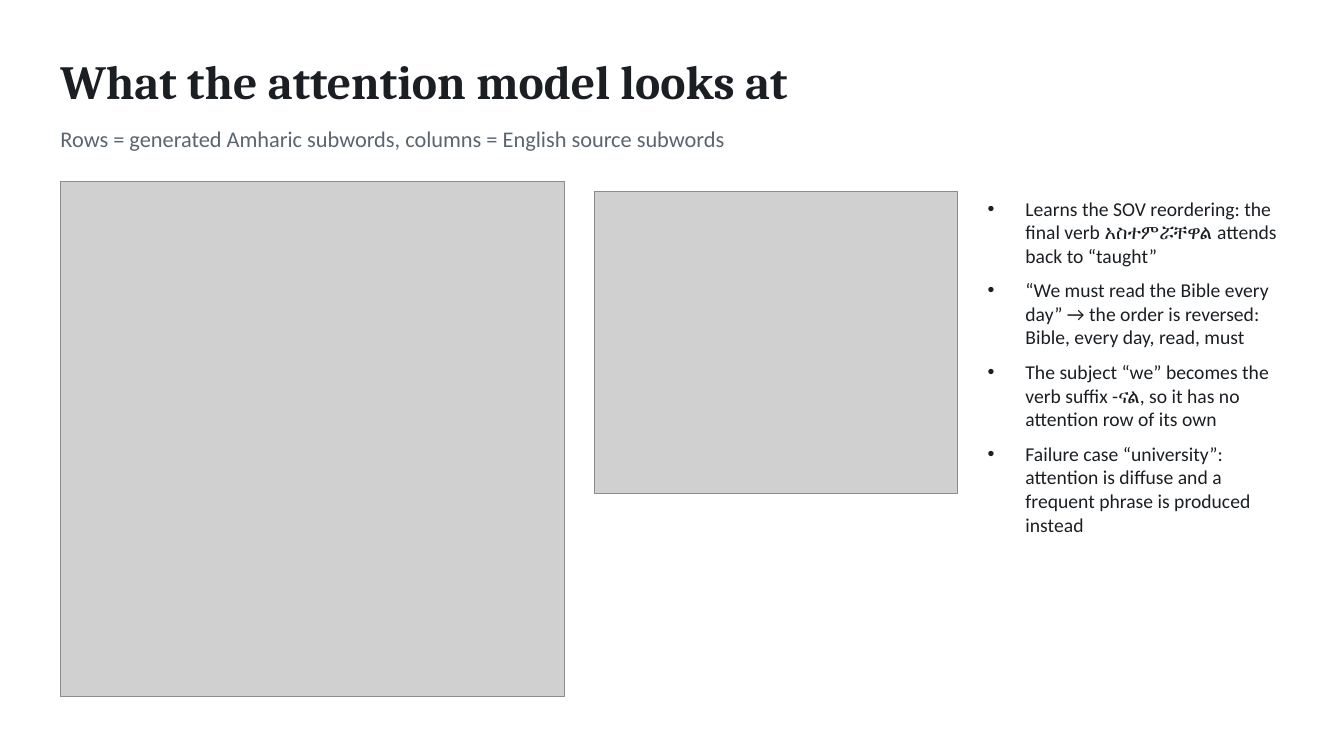
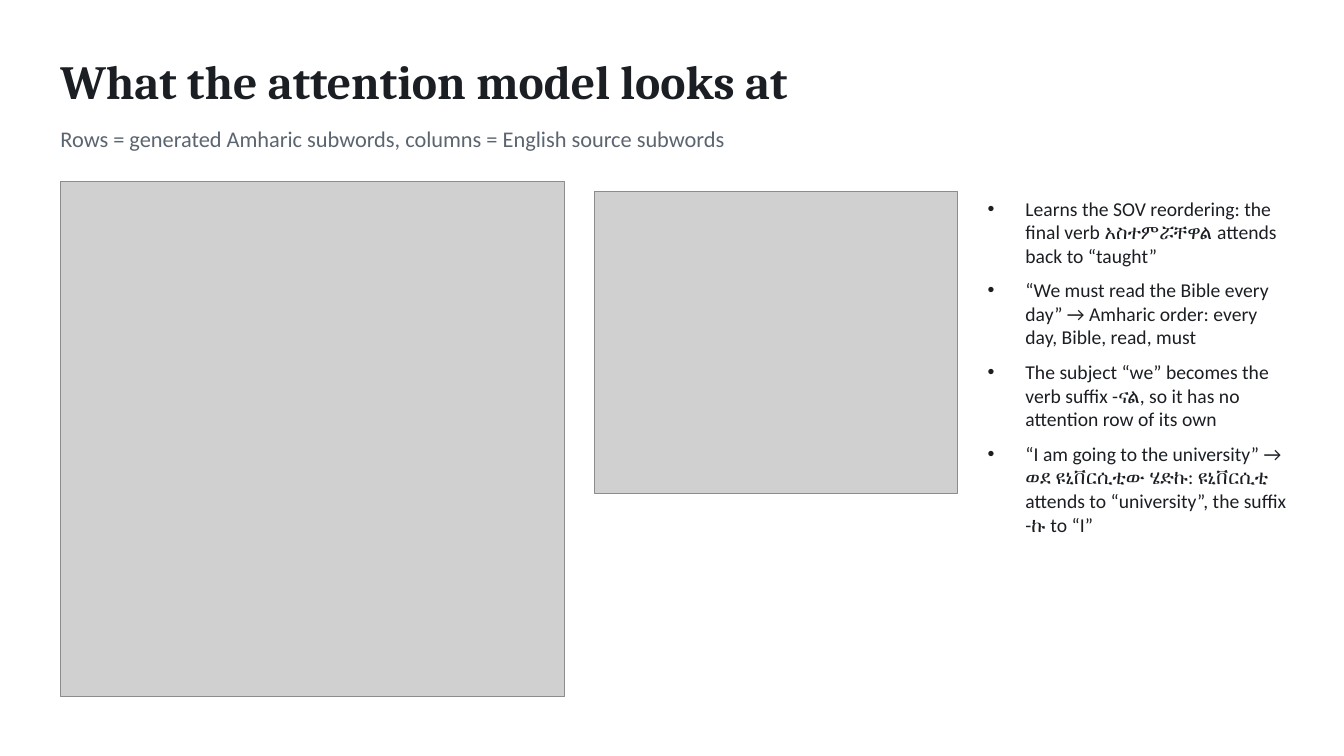
Before and after one commit to Esraprojects/deep_learning-amharic_translation-using-seq2seq, a slide deck: slide 9 of report/presentation.pptx. Drawn at 1344x756 pixels with LibreOffice and Linux fonts; fonts in the diff are those of the drawing; grey boxes stand for pictures. Boxes give left, top, right and bottom in pixels: in the first picture for what was removed or moved away, otherwise in the second. Text is boxed around its words. In the diff, an @@ line names an element or a change of style, - is before the commit and + after.

```diff
--- a/report/presentation.pptx
+++ b/report/presentation.pptx
@@ text at box(1025, 283, 1269, 347): text changed @@
-• “We must read the Bible every day” → the order is reversed: Bible, every day, read, must
+• “We must read the Bible every day” → Amharic order: every day, Bible, read, must
@@ text at box(1025, 447, 1286, 532): text changed @@
-• Failure case “university”: attention is diffuse and a frequent phrase is produced instead
+• “I am going to the university” → ወደ ዩኒቨርሲቲው ሄድኩ: ዩኒቨርሲቲ attends to “university”, the suffix -ኩ to “I”
```
Also in this commit, not shown: 7 other slides changed, 37 other files.
